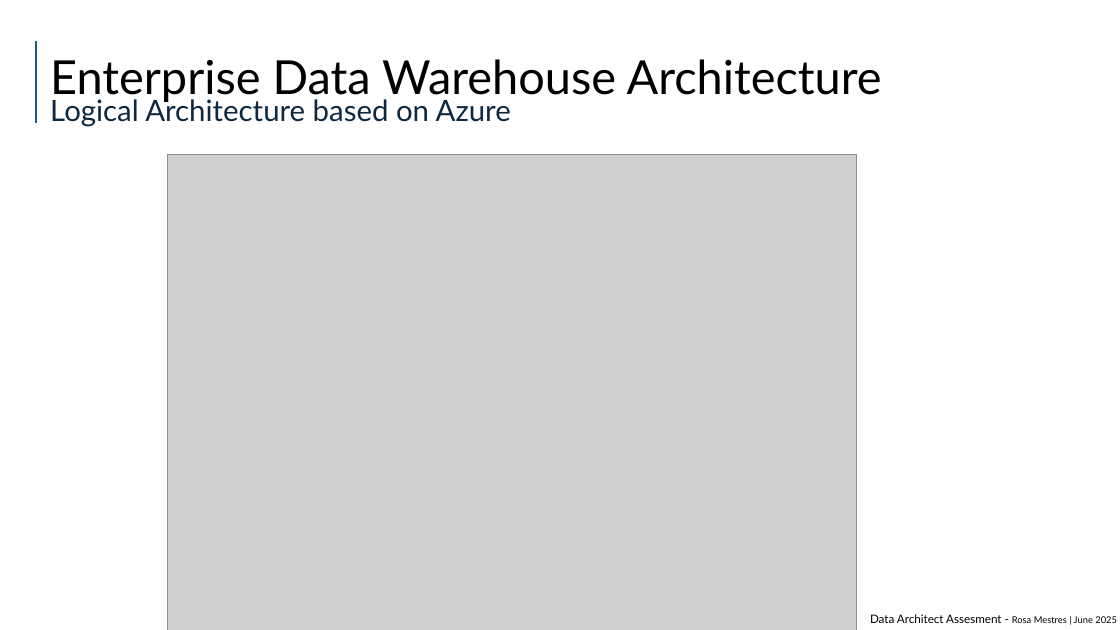
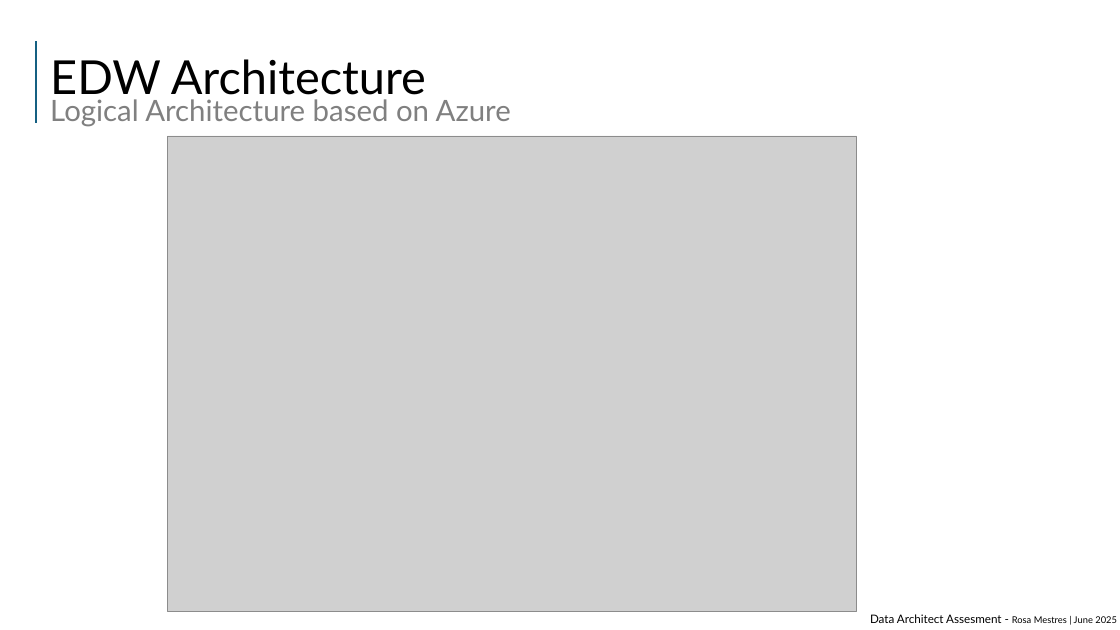
Before and after one commit to rmhuoc/etl_assesment, a slide deck: slide 5 of PyETL/ppt/data_architect_assesment_v1_copy.pptx (slide 4 before the commit). Drawn at 1120x630 pixels with LibreOffice and Linux fonts; fonts in the diff are those of the drawing; grey boxes stand for pictures. Boxes give left, top, right and bottom in pixels: in the first picture for what was removed or moved away, otherwise in the second. Text is boxed around its words. In the diff, an @@ line names an element or a change of style, - is before the commit and + after.

```diff
--- a/PyETL/ppt/data_architect_assesment_v1_copy.pptx
+++ b/PyETL/ppt/data_architect_assesment_v1_copy.pptx
@@ text at (50,59,511,127): text changed; size 40.2 to 25.2 pt; text colour #000000 to #808080 @@
-Enterprise Data Warehouse Architecture
-Logical Architecture based on Azure
+EDW Architecture
+Logical Architecture based on Azure
@@ picture: place and size @@
-picture at (168,155,857,630)
+picture at (168,136,857,612)
```
Also in this commit, not shown: 7 other slides changed, 2 slides added, 1 other file.
